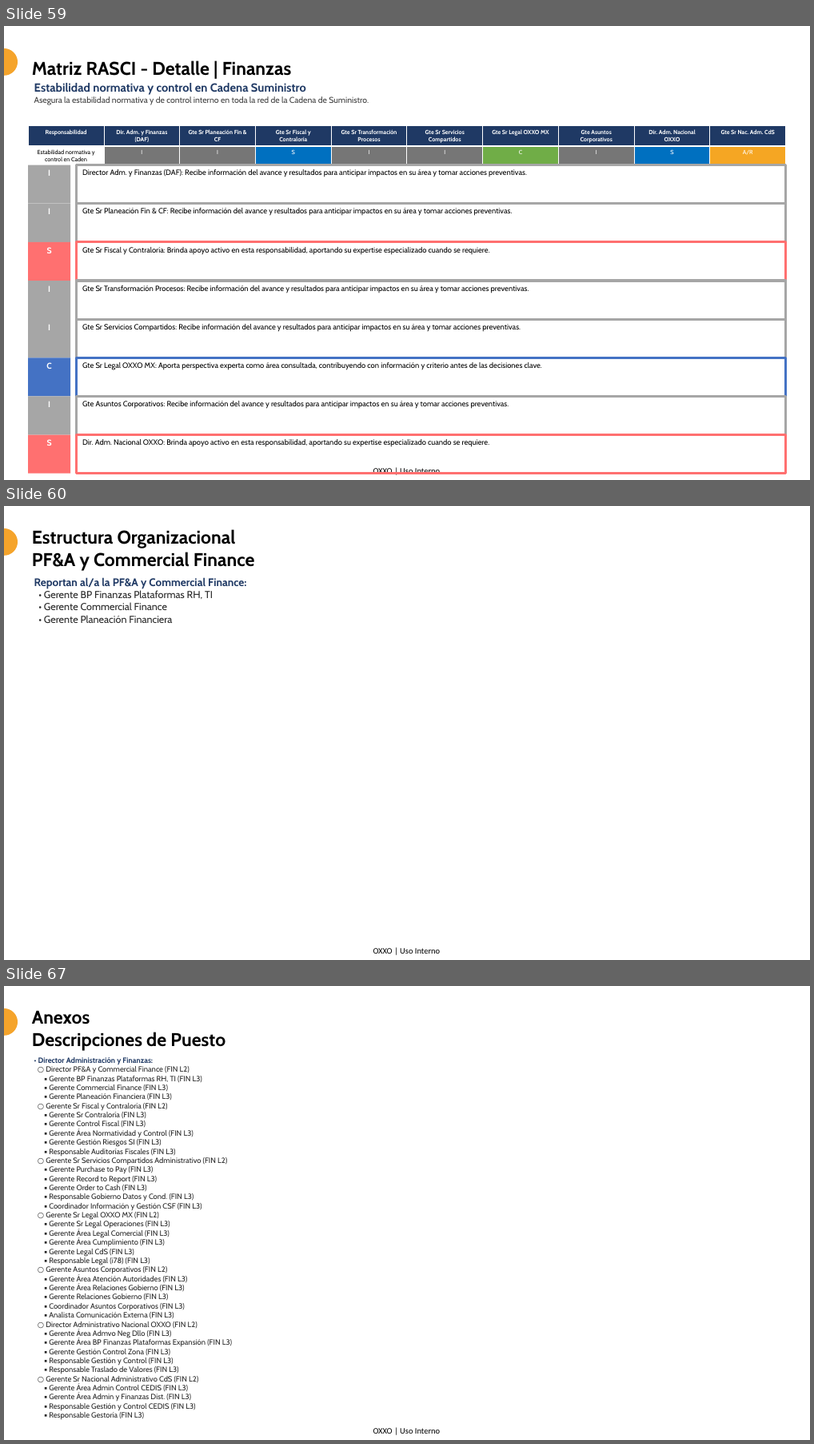
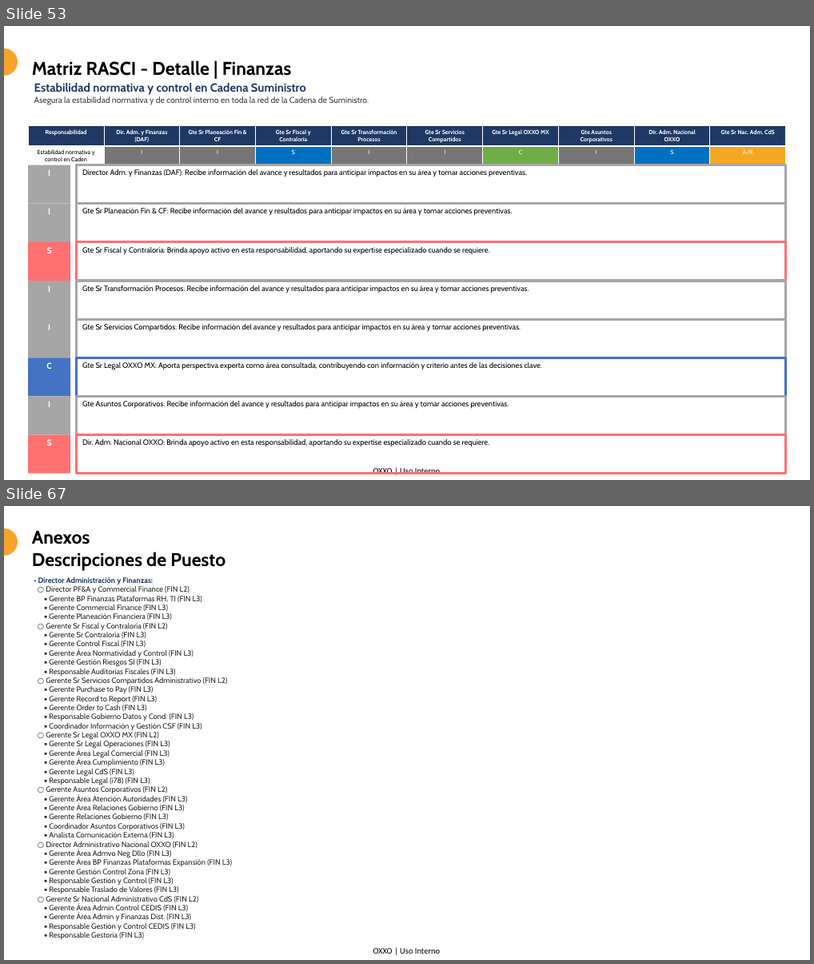
Before and after one commit to Rojast-AI/oxxo, a slide deck: Finanzas/Playbook/Finanzas Playbook.pptx. Shown one above the other, each under a label of ours: slides 59, 60 and 67 before the commit, slides 53 and 67 after it; the slides between them are not shown. The pictures are 814x1444 and 814x964 pixels, drawn with LibreOffice and Linux fonts; fonts in the diff are those of the drawing; background and template pictures are left out. Boxes give left, top, right and bottom in pixels: in the first picture for what was removed or moved away, otherwise in the second. Text is boxed around its words. In the diff, an @@ line names an element or a change of style, - is before the commit and + after.

```diff
--- a/Finanzas/Playbook/Finanzas Playbook.pptx
+++ b/Finanzas/Playbook/Finanzas Playbook.pptx
@@ slide 60 removed at <box>4,506,810,960</box>, background #FFFFFF; not listed: 2 template elements that a slide beside it also shows @@
@@ title removed at <box>32,529,255,571</box> @@
-Estructura Organizacional
-PF&A y Commercial Finance
@@ text removed at <box>34,577,246,623</box> @@
-Reportan al/a la PF&A y Commercial Finance:
-• Gerente BP Finanzas Plataformas RH, TI
-• Gerente Commercial Finance
-• Gerente Planeación Financiera
@@ what was slide 59 is now slide 53 @@
```
Also in this commit, not shown: 7 slides changed, 7 slides added, 6 other slides removed, 1 other file.
